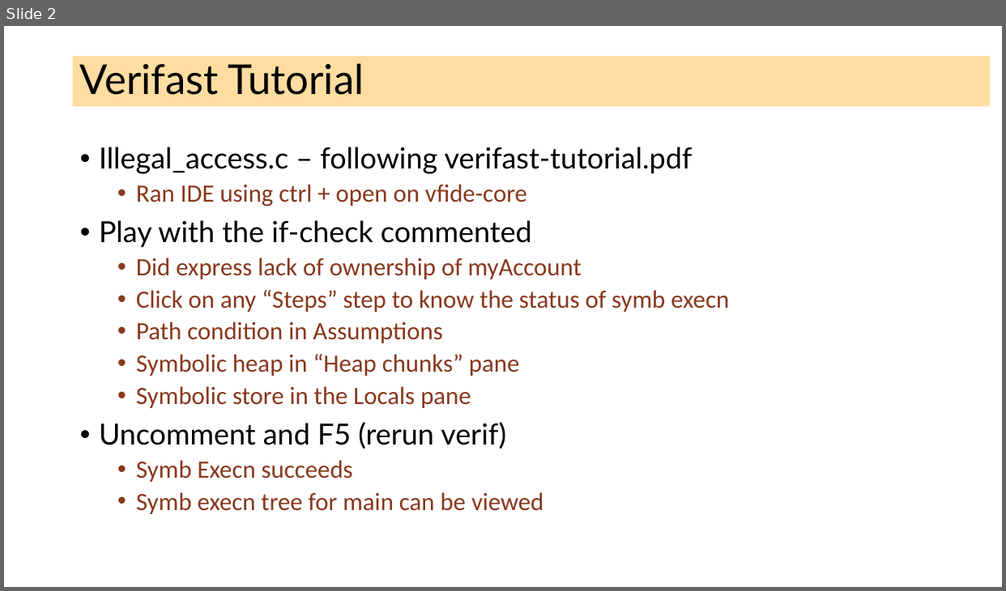
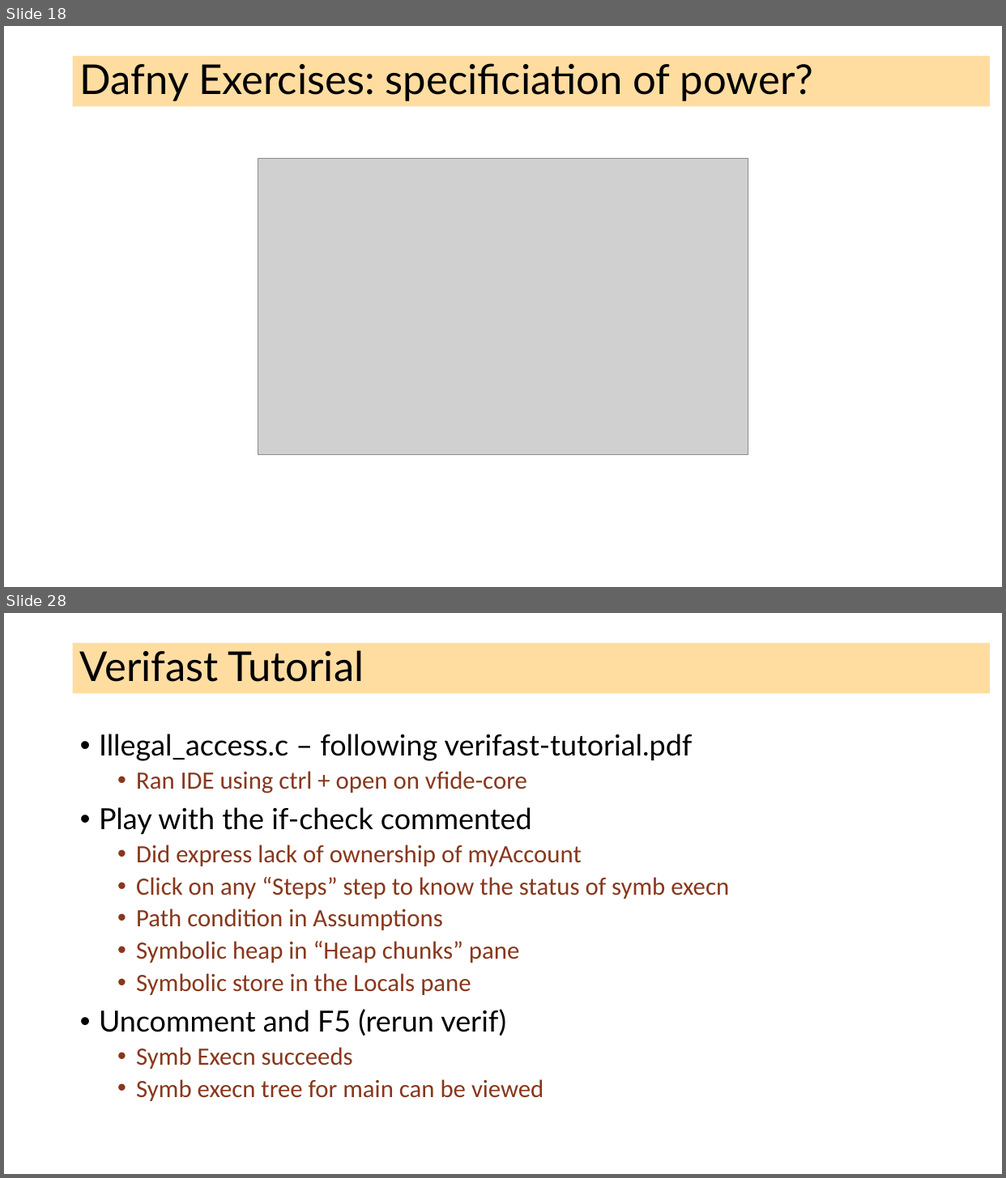
Before and after one commit to ganeshutah/cs6110s22, a slide deck: Lec17/Lec17.pptx. Shown one above the other, each under a label of ours: slide 2 before the commit, slides 18 and 28 after it; the slides between them are not shown. The pictures are 1006x591 and 1006x1178 pixels, drawn with LibreOffice and Linux fonts; fonts in the diff are those of the drawing; grey boxes stand for pictures. Boxes give left, top, right and bottom in pixels: in the first picture for what was removed or moved away, otherwise in the second. Text is boxed around its words. In the diff, an @@ line names an element or a change of style, - is before the commit and + after.

```diff
--- a/Lec17/Lec17.pptx
+++ b/Lec17/Lec17.pptx
@@ slide 18 added at [4, 26, 1002, 587], background #FFFFFF @@
@@ title added at [73, 56, 990, 107], fill #FFBD47 at 51% opacity, 39.6 pt, text #000000 @@
+Dafny Exercises: specificiation of power?
@@ picture added at [258, 158, 748, 455] @@
@@ what was slide 2 is now slide 28 @@
```
Also in this commit, not shown: 25 other slides added, 12 other files.
